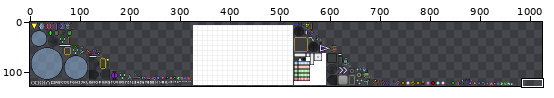
Sprite sheet, stored at android/assets/textures/textures.png. The picture above shows the old version from afar; the outline marks the close-up.
Close-up. The starting point:
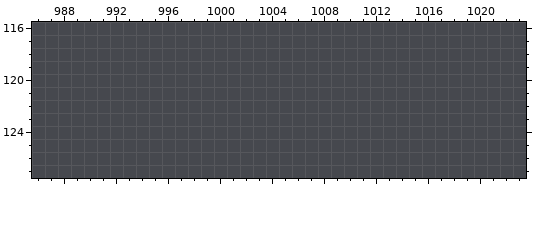
The file is 1024x128 pixels. Pixels under 10% opacity are left out. Colours within 5 levels of each other are drawn and written as one. Shown: x 986..1023, y 116..127. The commit also changed other parts of the picture, which this record leaves out.
Once edited:
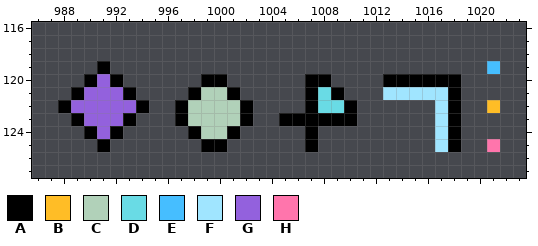
Palette (. is transparent): A #000000  B #ffbd26  C #b1d1b9  D #69dbe5  E #46beff  F #a0e5ff  G #9361dd  H #ff75ac
The exact change:
{"y":119,"x":991,"old":".","new":"A"}
{"y":119,"x":1021,"old":".","new":"E"}
{"y":120,"x":990,"old":"...","new":"AGA"}
{"y":120,"x":999,"old":"..","new":"AA"}
{"y":120,"x":1007,"old":"..","new":"AA"}
{"y":120,"x":1013,"old":"......","new":"AAAAAA"}
{"y":121,"x":989,"old":".....","new":"AGGGA"}
{"y":121,"x":998,"old":"....","new":"ACCA"}
{"y":121,"x":1007,"old":"...","new":"ADA"}
{"y":121,"x":1013,"old":"......","new":"FFFFFA"}
{"y":122,"x":988,"old":".......","new":"AGGGGGA"}
{"y":122,"x":997,"old":"......","new":"ACCCCA"}
{"y":122,"x":1007,"old":"....","new":"ADDA"}
{"y":122,"x":1017,"old":"..","new":"FA"}
{"y":122,"x":1021,"old":".","new":"B"}
{"y":123,"x":989,"old":".....","new":"AGGGA"}
{"y":123,"x":997,"old":"......","new":"ACCCCA"}
{"y":123,"x":1005,"old":"......","new":"AAAAAA"}
{"y":123,"x":1017,"old":"..","new":"FA"}
{"y":124,"x":990,"old":"...","new":"AGA"}
{"y":124,"x":998,"old":"....","new":"ACCA"}
{"y":124,"x":1007,"old":".","new":"A"}
{"y":124,"x":1017,"old":"..","new":"FA"}
{"y":125,"x":991,"old":".","new":"A"}
{"y":125,"x":999,"old":"..","new":"AA"}
{"y":125,"x":1007,"old":".","new":"A"}
{"y":125,"x":1017,"old":"..","new":"FA"}
{"y":125,"x":1021,"old":".","new":"H"}
{"label":"added","picture_box":[58,61,500,152]}
